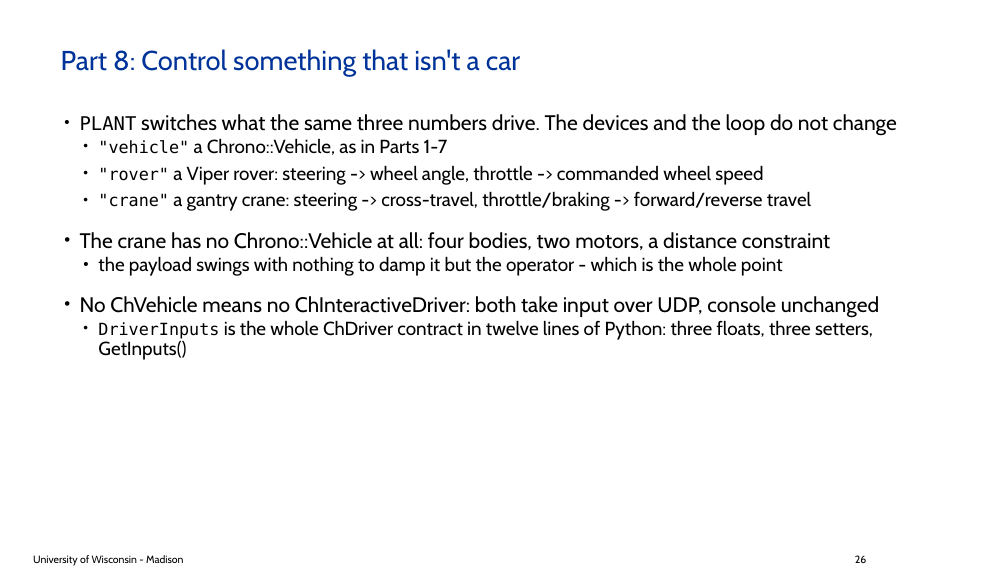
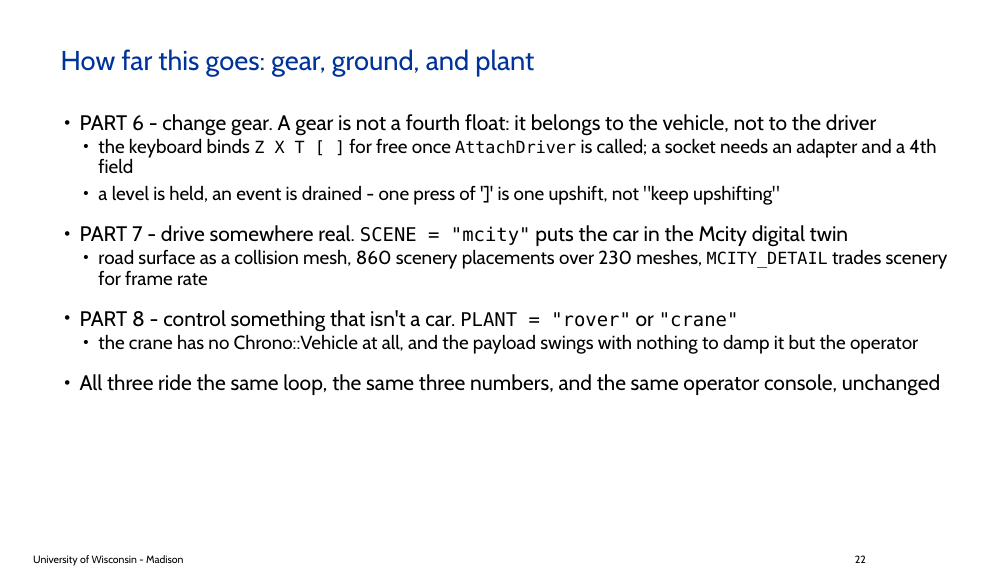
Before and after one commit to ksha23/chrono-hil-tutorial, a slide deck: slide 22 of tutorial_HIL_driver.pptx (slide 26 before the commit). Drawn at 1008x567 pixels with LibreOffice and Linux fonts; fonts in the diff are those of the drawing; background and template pictures are left out. Boxes give left, top, right and bottom in pixels: in the first picture for what was removed or moved away, otherwise in the second. Text is boxed around its words. In the diff, an @@ line names an element or a change of style, - is before the commit and + after.

```diff
--- a/tutorial_HIL_driver.pptx
+++ b/tutorial_HIL_driver.pptx
@@ title at (61, 49, 534, 76): text changed @@
-Part 8: Control something that isn't a car
+How far this goes: gear, ground, and plant
@@ text at (80, 114, 948, 396): text changed @@
-• PLANT switches what the same three numbers drive. The devices and the loop do not change
-  • "vehicle" a Chrono::Vehicle, as in Parts 1-7
-  • "rover" a Viper rover: steering -> wheel angle, throttle -> commanded wheel speed
-  • "crane" a gantry crane: steering -> cross-travel, throttle/braking -> forward/reverse travel
-• The crane has no Chrono::Vehicle at all: four bodies, two motors, a distance constraint
-  • the payload swings with nothing to damp it but the operator - which is the whole point
-• No ChVehicle means no ChInteractiveDriver: both take input over UDP, console unchanged
-  • DriverInputs is the whole ChDriver contract in twelve lines of Python: three floats, three setters, GetInputs()
+• PART 6 - change gear. A gear is not a fourth float: it belongs to the vehicle, not to the driver
+  • the keyboard binds Z X T [ ] for free once AttachDriver is called; a socket needs an adapter and a 4th field
+  • a level is held, an event is drained - one press of ']' is one upshift, not "keep upshifting"
+• PART 7 - drive somewhere real. SCENE = "mcity" puts the car in the Mcity digital twin
+  • road surface as a collision mesh, 860 scenery placements over 230 meshes, MCITY_DETAIL trades scenery for frame rate
+• PART 8 - control something that isn't a car. PLANT = "rover" or "crane"
+  • the crane has no Chrono::Vehicle at all, and the payload swings with nothing to damp it but the operator
+• All three ride the same loop, the same three numbers, and the same operator console, unchanged
@@ text at (855, 555, 866, 563): text changed @@
-26
+22
```
Also in this commit, not shown: 19 other slides changed, 4 slides added, 9 slides removed, 11 other files.
